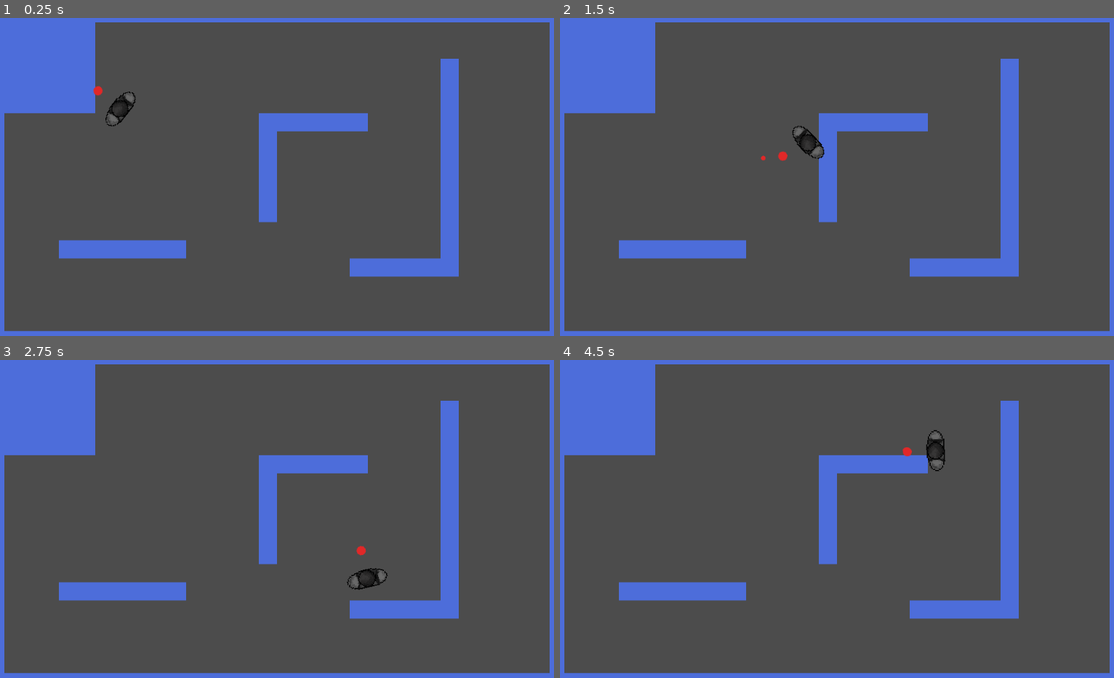
Above: before the commit, frames 1-4 (two rows, left to right).
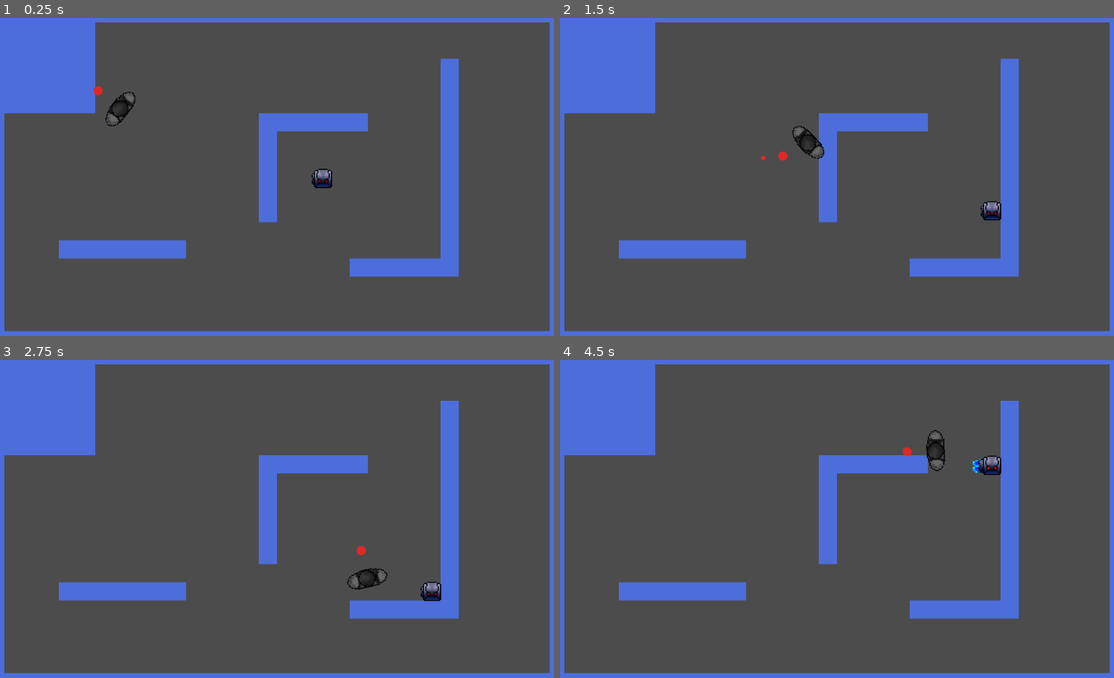
Above: after the commit, the same moments.

Repository: ARayRyanR/TimeGun
Game: Godot game, scene res://src/World.tscn
The game is run twice, just before and just after one commit, with the same random seed, the same clock (stepped at 60 frames per second) and the same inputs.
Inputs (mouse positions are in pixels of both pictures, inside the frame that each line leads up to):
- Up to frame 1 (0.25 s): no input
- Up to frame 2 (1.5 s): tap Enter at 0.5 s; move the mouse to (964, 157) at 0.52 s; hold Right (ui_right) 0.53-1.28 s; tap Space (ui_select) at 0.6, 0.77, 1.07 s; move the mouse to (720, 192) at 1.27 s; hold Down (ui_down) from 1.28 s (still down); click (720, 192) at 1.35 s
- Up to frame 3 (2.75 s): tap Space (ui_select) at 1.52, 1.55, 1.82, 2.1 s; move the mouse to (332, 442) at 2.02 s; release Down (ui_down) at 2.03 s; hold Right (ui_right) from 2.03 s (still down)
- Up to frame 4 (4.5 s): move the mouse to (809, 585) at 2.77 s; release Right (ui_right) at 2.78 s; hold Up (ui_up) 2.78-3.53 s; click (809, 585) at 2.85 s; tap Space (ui_select) at 3.02, 3.05, 3.32, 3.6, 3.77, 4.07, 4.25 s; move the mouse to (1008, 566) at 3.52 s; hold Left (ui_left) from 3.53 s (still down); move the mouse to (665, 464) at 4.27 s; click (665, 464) at 4.35 s

The runs differ from the first frame. In frame 1, 0.2% of the frame differs, in the area x 56-60%, y 47-54%; in frame 2, 0.2%; in frame 3, 0.2%; in frame 4, 0.3%, in the area x 74-80%, y 29-37%.

Commit message:
basic enemy dodge

Diff:
--- a/TimeGun/project.godot
+++ b/TimeGun/project.godot
@@ -55,6 +55,7 @@
 2d_physics/layer_1="world"
 2d_physics/layer_2="player"
 2d_physics/layer_3="bullets"
+2d_physics/layer_4="enemies"
 
 [physics]
 
--- /dev/null
+++ b/TimeGun/src/Enemy.gd
@@ -0,0 +1,31 @@
+extends KinematicBody2D
+
+export var dodge_speed = 100.0
+
+var velocity = Vector2.ZERO
+onready var target = global_position
+
+func _process(delta: float) -> void:
+	# trigger dodge
+	if Input.is_action_just_pressed("ui_select"):
+		dodge_right()
+
+	# set velocity towards current target
+	if (target - global_position).length() > 10.0:
+		velocity = (target - global_position).normalized() * dodge_speed
+	else:
+		velocity = Vector2.ZERO
+
+	# move drone
+	velocity = move_and_collide(velocity * delta)
+
+func dodge_right():
+	# sets animation
+	$AnimationPlayer.play("dodge_right")
+	# small 'charging' cooldown
+	yield(get_tree().create_timer(0.2), "timeout")
+	# set target
+	target = global_position + Vector2(50.0, 0.0)
+	# return to idle animation
+	yield($AnimationPlayer, "animation_finished")
+	$AnimationPlayer.play("idle")
--- /dev/null
+++ b/TimeGun/src/Enemy.tscn
@@ -0,0 +1,61 @@
+[gd_scene load_steps=6 format=2]
+
+[ext_resource path="res://assets/sprites/enemy.png" type="Texture" id=1]
+[ext_resource path="res://src/Enemy.gd" type="Script" id=2]
+
+[sub_resource type="RectangleShape2D" id=3]
+extents = Vector2( 14.6755, 14.4456 )
+
+[sub_resource type="Animation" id=2]
+resource_name = "dodge_right"
+length = 0.8
+step = 0.05
+tracks/0/type = "value"
+tracks/0/path = NodePath("BodySprite:frame")
+tracks/0/interp = 1
+tracks/0/loop_wrap = true
+tracks/0/imported = false
+tracks/0/enabled = true
+tracks/0/keys = {
+"times": PoolRealArray( 0, 0.05, 0.1, 0.15, 0.2, 0.25, 0.3, 0.35, 0.4, 0.45, 0.5, 0.55, 0.6, 0.65, 0.7, 0.75 ),
+"transitions": PoolRealArray( 1, 1, 1, 1, 1, 1, 1, 1, 1, 1, 1, 1, 1, 1, 1, 1 ),
+"update": 1,
+"values": [ 0, 1, 2, 3, 4, 5, 6, 7, 8, 9, 10, 11, 12, 13, 14, 15 ]
+}
+
+[sub_resource type="Animation" id=1]
+resource_name = "idle"
+length = 0.1
+tracks/0/type = "value"
+tracks/0/path = NodePath("BodySprite:frame")
+tracks/0/interp = 1
+tracks/0/loop_wrap = true
+tracks/0/imported = false
+tracks/0/enabled = true
+tracks/0/keys = {
+"times": PoolRealArray( 0 ),
+"transitions": PoolRealArray( 1 ),
+"update": 1,
+"values": [ 0 ]
+}
+
+[node name="Enemy" type="KinematicBody2D"]
+collision_layer = 8
+script = ExtResource( 2 )
+__meta__ = {
+"_edit_vertical_guides_": [ 45.985 ]
+}
+
+[node name="BodySprite" type="Sprite" parent="."]
+scale = Vector2( 2, 2 )
+texture = ExtResource( 1 )
+hframes = 16
+region_rect = Rect2( 0, 0, 48, 48 )
+
+[node name="BodyShape" type="CollisionShape2D" parent="."]
+shape = SubResource( 3 )
+
+[node name="AnimationPlayer" type="AnimationPlayer" parent="."]
+autoplay = "idle"
+anims/dodge_right = SubResource( 2 )
+anims/idle = SubResource( 1 )
--- a/TimeGun/src/World.tscn
+++ b/TimeGun/src/World.tscn
@@ -1,7 +1,8 @@
-[gd_scene load_steps=5 format=2]
+[gd_scene load_steps=6 format=2]
 
 [ext_resource path="res://src/Player.tscn" type="PackedScene" id=1]
 [ext_resource path="res://assets/sprites/wall.png" type="Texture" id=2]
+[ext_resource path="res://src/Enemy.tscn" type="PackedScene" id=3]
 
 [sub_resource type="ConvexPolygonShape2D" id=1]
 points = PoolVector2Array( 0, 0, 32, 0, 32, 32, 0, 32 )
@@ -40,3 +41,6 @@
 
 [node name="Player" parent="." instance=ExtResource( 1 )]
 position = Vector2( 235.726, 184.161 )
+
+[node name="Enemy" parent="Player" instance=ExtResource( 3 )]
+position = Vector2( 357.761, 124.081 )
